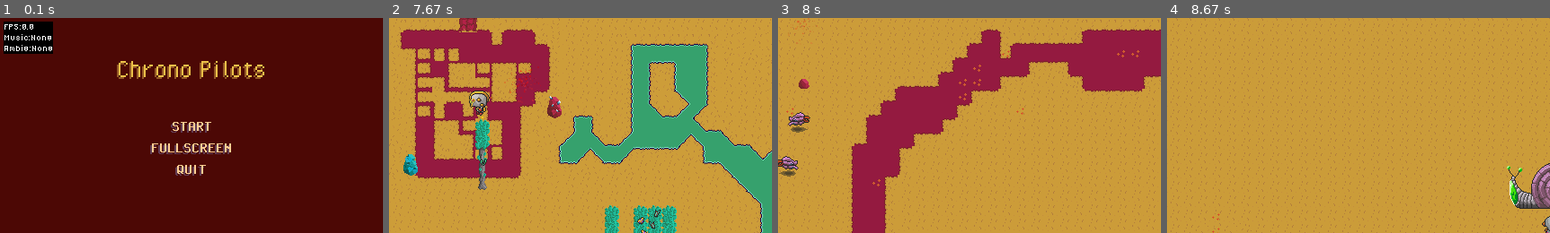
Above: before the commit, frames 1-4 (left to right).
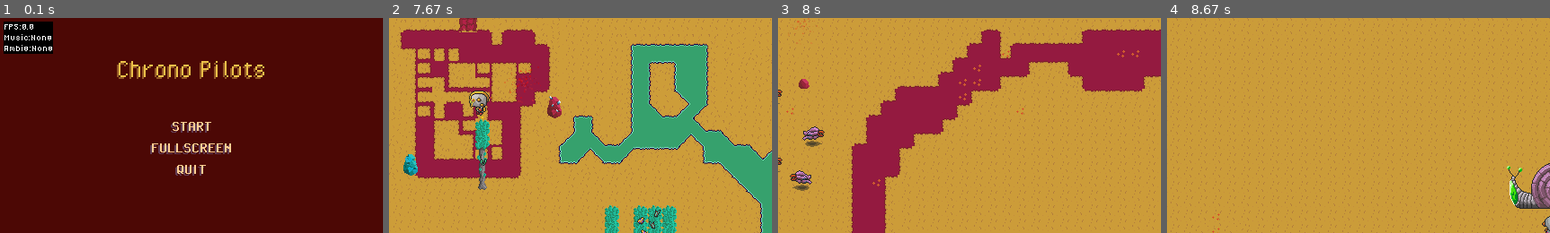
Above: after the commit, the same moments.

Repository: VantaTree/ChronoPilots
Game: pygame game, started from main.py
Two runs of this game, one before a commit and one after it. Both use one fixed random seed, a clock stepped at 60 frames per second and the inputs below.
Inputs:
- Up to frame 1 (0.1 s): no input
- Up to frame 2 (7.67 s): click "START" at 0.38 s; tap Esc at 0.67 s; hold W 1-1.47 s; hold D 1.5-1.97 s; tap I at 1.65, 3.05, 4.55, 5.95, 7.35 s; hold A 2-2.53 s; tap K at 2.15, 3.48, 4.95, 6.28 s; hold S 2.57-2.87 s; hold A 2.9-3.3 s; hold W 3.33-3.7 s; hold D 3.73-4.37 s; hold S 4.4-4.77 s; hold A 4.8-5.27 s; hold D 5.3-5.77 s; hold W 5.8-6.1 s; hold D 6.13-6.6 s; hold A 6.63-7.17 s; hold S 7.2-7.5 s; hold A from 7.53 s (still down)
- Up to frame 3 (8 s): tap K at 7.68 s; release A at 7.93 s; tap Esc at 7.97 s
- Up to frame 4 (8.67 s): tap Space at 8.3 s; hold W from 8.63 s (still down)

Frames 1-2 are identical in both runs. In frame 3, 1.3% of the frame differs, in the area x 0-13%, y 33-81%; in frame 4, nothing differs.

Commit message:
enemy health and pos now resets after each pilot

Diff:
--- a/modules/enemies.py
+++ b/modules/enemies.py
@@ -36,7 +36,7 @@
         self.sprite_type = sprite_type
         self.animations = ENEMY_SPRITES[sprite_type]
         self.image = self.animations["idle"][0]
-        self.rect = self.image.get_rect()
+        self.rect = self.image.get_rect(topleft=pos)
 
         self.anim_index = 0
         self.anim_speed = 0.15
@@ -46,7 +46,7 @@
 
         self.pos = pos
         self.hitbox = pygame.FRect(*hitbox)
-        self.hitbox.midbottom = pos
+        self.hitbox.midbottom = self.rect.midbottom
         self.velocity = pygame.Vector2()
         self.target_direc = pygame.Vector2()
         self.max_speed = max_speed
@@ -70,6 +70,13 @@
         self.hurt_for = CustomTimer()
         self.ambience_timer = CustomTimer()
         self.ambience_timer.start(randint(1_000, 1_500))
+
+    def change_pilot(self, which_pilot):
+
+        self.health = self.max_health
+        self.state = IDLE
+        self.rect.topleft = self.pos
+        self.hitbox.midbottom = self.rect.midbottom
 
     def update_image(self):
 
@@ -275,7 +282,12 @@
         super().__init__(master, grps, level, "squid", pos, (0, 0, 22, 14), (0, 0, 22, 14), 4, 1.0, 0.04, 0.02,
                          ambience_dist=(16*16), calm_dist=(28*16), follow_dist=(12*16),
                          attack_dist=(1.5*16))
-        self.hitbox.center = pos
+        self.hitbox.center = self.rect.center
+
+    def change_pilot(self, which_pilot):
+
+        super().change_pilot(which_pilot)
+        self.hitbox.center = self.rect.center
 
     def update_image(self):
 
--- a/modules/game.py
+++ b/modules/game.py
@@ -89,6 +89,10 @@
         self.level = self.terrain_level
         self.master.level = self.level
 
+        for lvl in (self.terrain_level, self.cave_level, self.test_level):
+            for enemy in lvl.enemy_grp.sprites():
+                enemy.change_pilot(which_pilot)
+
     def transition_to(self, map, pos):
 
         if map == "terrain":
--- a/modules/level.py
+++ b/modules/level.py
@@ -53,12 +53,12 @@
 
                 self.collision[y][x] = self.data.tiledgidmap[gid] - collision_firstgid
 
-    def create_lvl_object(self, id, ore_obj):
+    def create_lvl_object(self, id, obj):
 
         if (1 < id <= 6) or id == 17:
             l = [None, None, "copper", "diamond", "gold", "titanium", "uranium"]
             c = l[id] if id != 17 else "final"
-            OreDeposit(self.master, [self.obj_grp], c, ore_obj, 3)
+            OreDeposit(self.master, [self.obj_grp], c, obj, 3)
         elif id in (14, 15, 16):
             if id == 14:
                 stuff = "fruit"
@@ -67,12 +67,12 @@
             elif id == 16:
                 stuff = "rubber"
 
-            TreeWithStuff(self.master, [self.obj_grp], stuff, ore_obj, 1)
+            TreeWithStuff(self.master, [self.obj_grp], stuff, obj, 1)
         elif id in (18, 19):
             dog = ["dog1", "dog2"][id-18]
-            Dog(self.master, [self.camera_grp, self.enemy_grp], self, (ore_obj.x, ore_obj.y), dog)
+            Dog(self.master, [self.camera_grp, self.enemy_grp], self, (obj.x, obj.y), dog)
         elif id == 20:
-            Squid(self.master, [self.camera_grp, self.enemy_grp], self, (ore_obj.x, ore_obj.y))
+            Squid(self.master, [self.camera_grp, self.enemy_grp], self, (obj.x, obj.y))
 
     def get_tile_layers(self):
 
